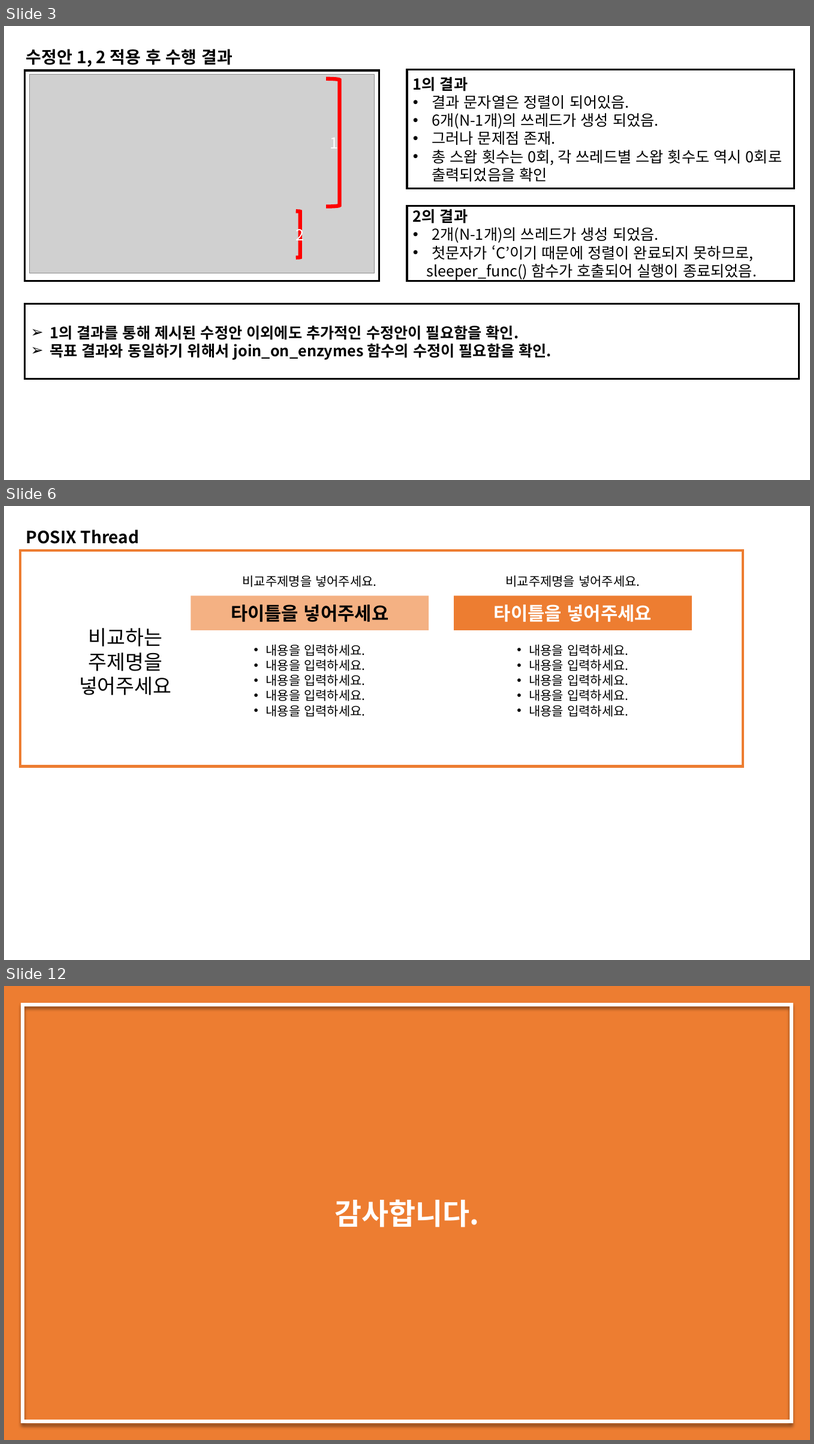
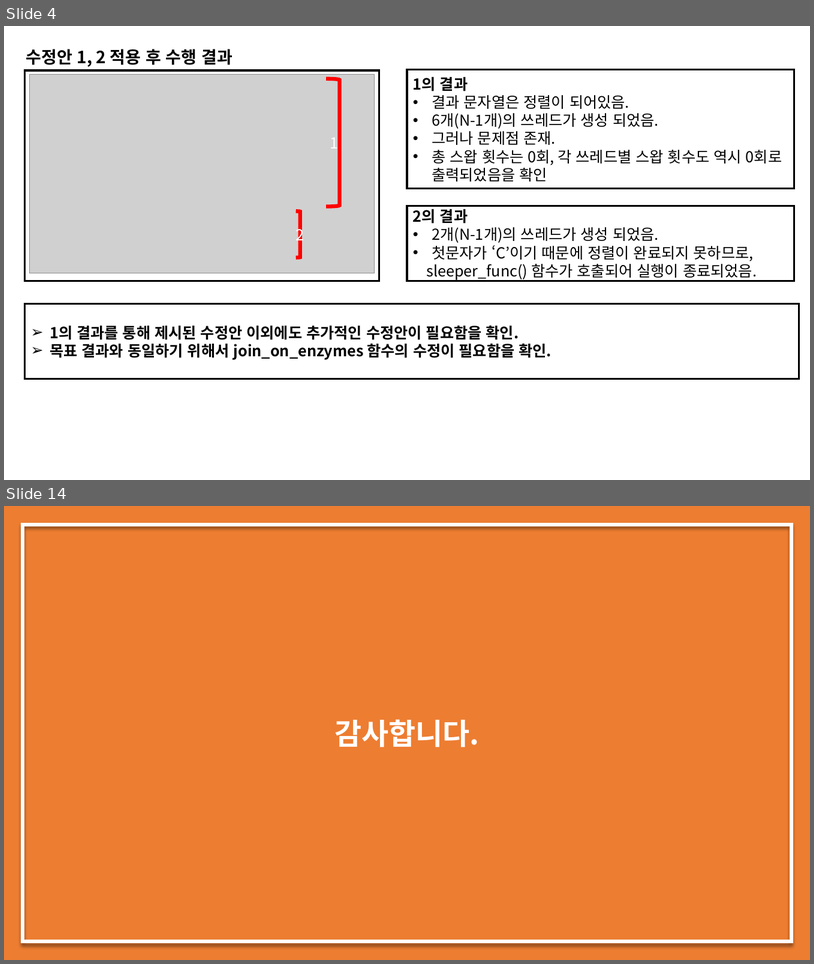
Before and after one commit to dudghks97/OS, a slide deck: 2016305078_최영환_os_report_02.pptx. Shown one above the other, each under a label of ours: slides 3, 6 and 12 before the commit, slides 4 and 14 after it; the slides between them are not shown. The pictures are 814x1444 and 814x964 pixels, drawn with LibreOffice and Linux fonts; fonts in the diff are those of the drawing; grey boxes stand for pictures. Boxes give left, top, right and bottom in pixels: in the first picture for what was removed or moved away, otherwise in the second. Text is boxed around its words. In the diff, an @@ line names an element or a change of style, - is before the commit and + after.

```diff
--- a/2016305078_최영환_os_report_02.pptx
+++ b/2016305078_최영환_os_report_02.pptx
@@ slide 6 removed at [4, 506, 810, 960], background #FFFFFF @@
@@ text removed at [26, 529, 140, 544] @@
-POSIX Thread
@@ rectangle removed at [20, 550, 744, 766] @@
@@ text removed at [243, 575, 377, 587] @@
-비교주제명을 넣어주세요.
@@ text removed at [506, 575, 641, 587] @@
-비교주제명을 넣어주세요.
@@ rectangle removed at [191, 595, 429, 630] @@
-타이틀을 넣어주세요
@@ rectangle removed at [454, 595, 692, 630] @@
-타이틀을 넣어주세요
@@ text removed at [79, 628, 172, 695] @@
-비교하는
-주제명을
-넣어주세요
@@ text removed at [266, 644, 366, 717] @@
-• 내용을 입력하세요.
-• 내용을 입력하세요.
-• 내용을 입력하세요.
-• 내용을 입력하세요.
-• 내용을 입력하세요.
@@ text removed at [529, 644, 629, 717] @@
-• 내용을 입력하세요.
-• 내용을 입력하세요.
-• 내용을 입력하세요.
-• 내용을 입력하세요.
-• 내용을 입력하세요.
@@ what was slide 3 is now slide 4 @@
@@ what was slide 12 is now slide 14 @@
```
Also in this commit, not shown: 3 slides changed, 8 slides added, 5 other slides removed, 3 other files.
